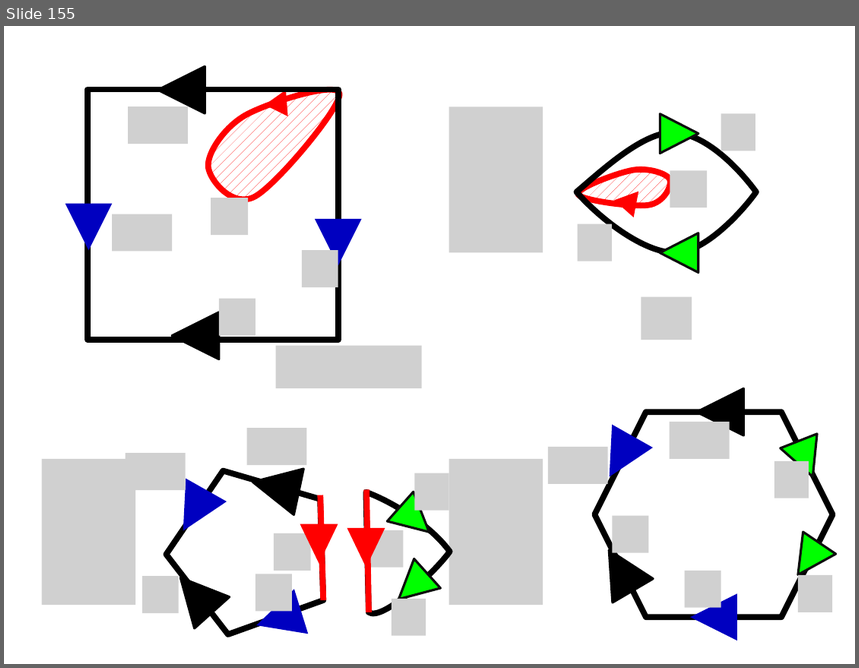
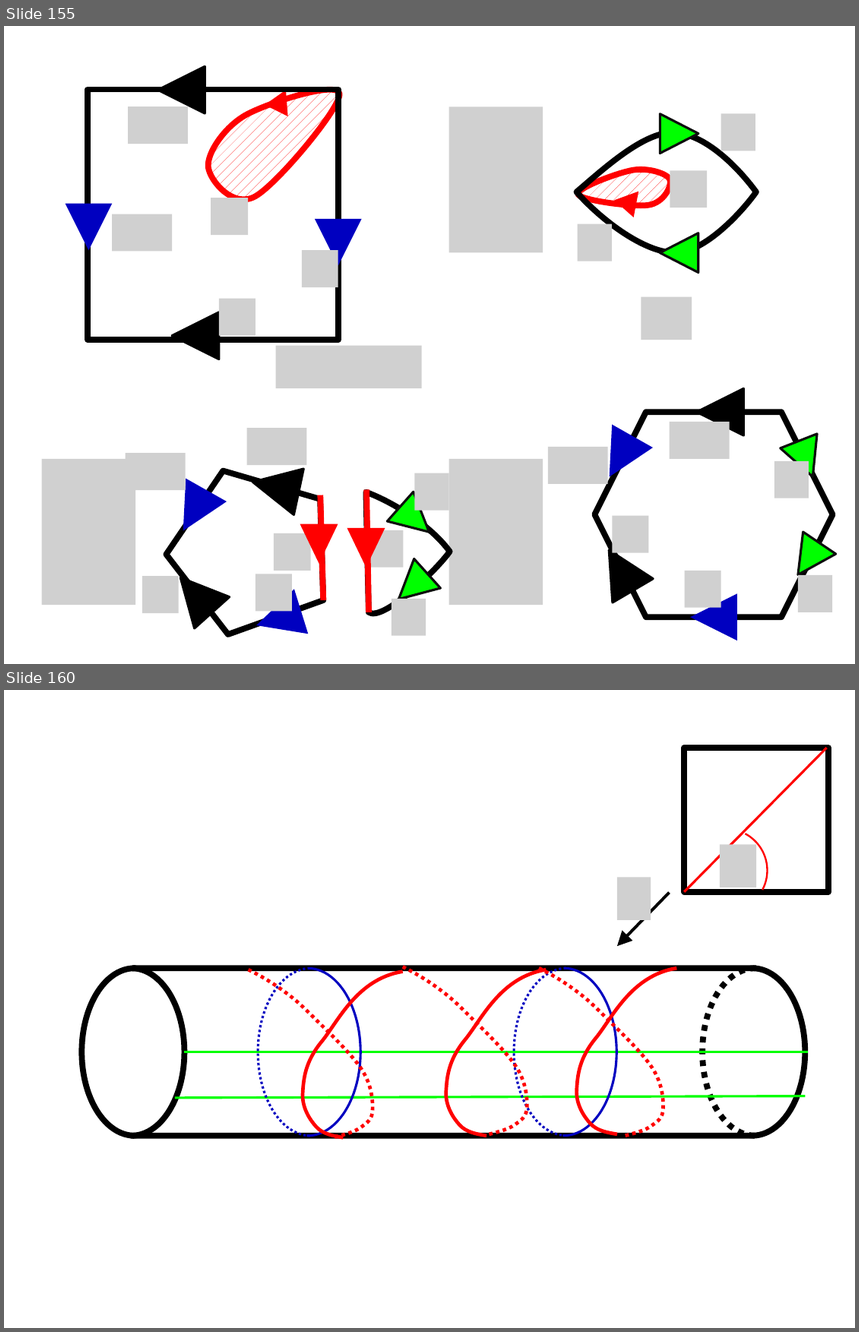
Before and after one commit to lutteropp/GeoTopo, a slide deck: images/Bilder.pptx. Shown one above the other, each under a label of ours: slide 155 before the commit, slides 155 and 160 after it; the slides between them are not shown. The pictures are 859x668 and 859x1332 pixels, drawn with LibreOffice and Linux fonts; fonts in the diff are those of the drawing; grey boxes stand for pictures. Boxes give left, top, right and bottom in pixels: in the first picture for what was removed or moved away, otherwise in the second. Text is boxed around its words. In the diff, an @@ line names an element or a change of style, - is before the commit and + after.

```diff
--- a/images/Bilder.pptx
+++ b/images/Bilder.pptx
@@ slide 160 added at (x1=4, y1=690, x2=855, y2=1328), background #FFFFFF @@
@@ rectangle added at (x1=684, y1=748, x2=829, y2=893), outline #000000 5 pt @@
@@ line added from (684, 891) to (827, 748), #FF0000 2 pt @@
@@ arc (boxed as its full ellipse) added at (x1=670, y1=814, x2=782, y2=927), outline #FF0000 1.5 pt @@
@@ picture added at (x1=720, y1=845, x2=756, y2=888) @@
@@ arrow added from (670, 893) to (617, 946), #000000 2.5 pt @@
@@ picture added at (x1=617, y1=877, x2=651, y2=920) @@
@@ arc (boxed as its full ellipse) added at (x1=79, y1=968, x2=184, y2=1136), outline #000000 5 pt @@
@@ arc (boxed as its full ellipse) added at (x1=82, y1=968, x2=187, y2=1136), outline #000000 5 pt @@
@@ line added from (133, 968) to (752, 968), #000000 5 pt @@
@@ freeform shape added at (x1=248, y1=970, x2=373, y2=1138), outline #FF0000 3 pt dashed @@
@@ arc (boxed as its full ellipse) added at (x1=255, y1=968, x2=360, y2=1136), outline #0000C0 2 pt @@
@@ arc (boxed as its full ellipse) added at (x1=258, y1=968, x2=363, y2=1136), outline #0000C0 2 pt dashed @@
@@ freeform shape added at (x1=303, y1=972, x2=403, y2=1138), outline #FF0000 3 pt @@
@@ freeform shape added at (x1=403, y1=967, x2=528, y2=1135), outline #FF0000 3 pt dashed @@
@@ freeform shape added at (x1=446, y1=970, x2=546, y2=1136), outline #FF0000 3 pt @@
@@ arc (boxed as its full ellipse) added at (x1=512, y1=968, x2=617, y2=1136), outline #0000C0 2 pt @@
@@ arc (boxed as its full ellipse) added at (x1=514, y1=968, x2=620, y2=1136), outline #0000C0 2 pt dashed @@
@@ freeform shape added at (x1=539, y1=968, x2=664, y2=1136), outline #FF0000 3 pt dashed @@
@@ freeform shape added at (x1=577, y1=968, x2=677, y2=1135), outline #FF0000 3 pt @@
@@ arc (boxed as its full ellipse) added at (x1=700, y1=968, x2=806, y2=1136), outline #000000 5 pt @@
@@ arc (boxed as its full ellipse) added at (x1=703, y1=968, x2=808, y2=1136), outline #000000 5 pt dashed @@
@@ line added from (807, 1053) to (184, 1053), #00FF00 2 pt @@
@@ line added from (805, 1096) to (175, 1097), #00FF00 2 pt @@
@@ line added from (133, 1136) to (751, 1136), #000000 5 pt @@
```
Also in this commit, not shown: 3 slides changed, 4 other slides added, 1 slide removed, 11 other files.
